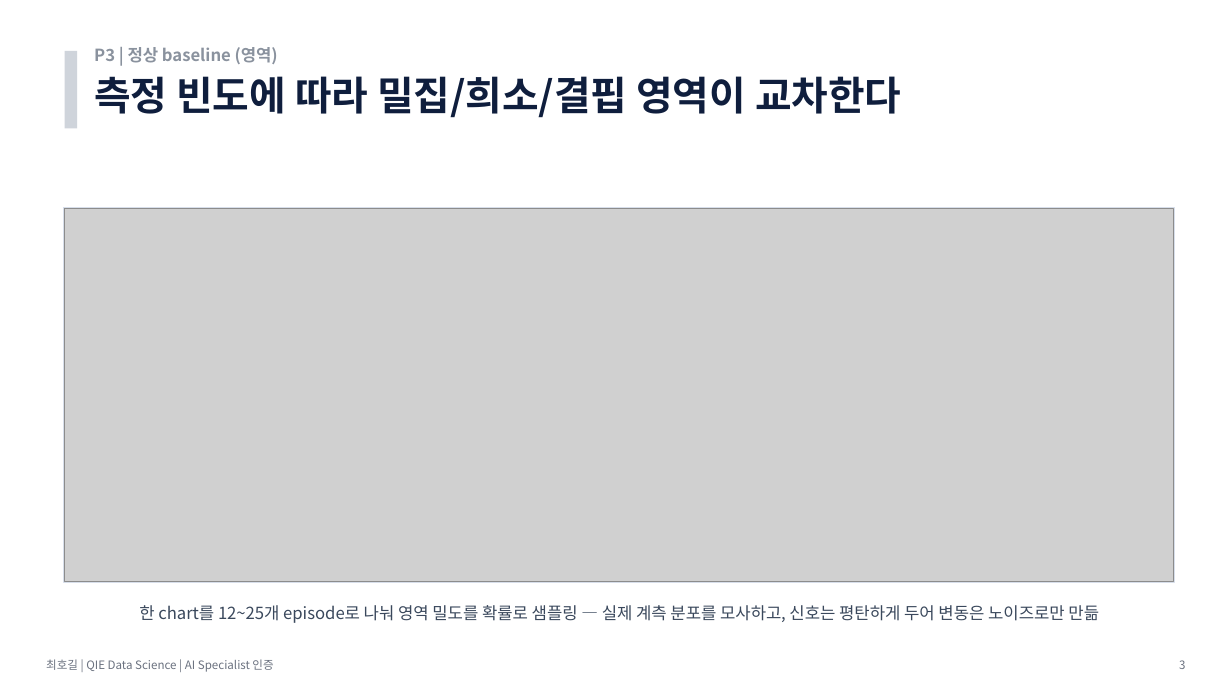
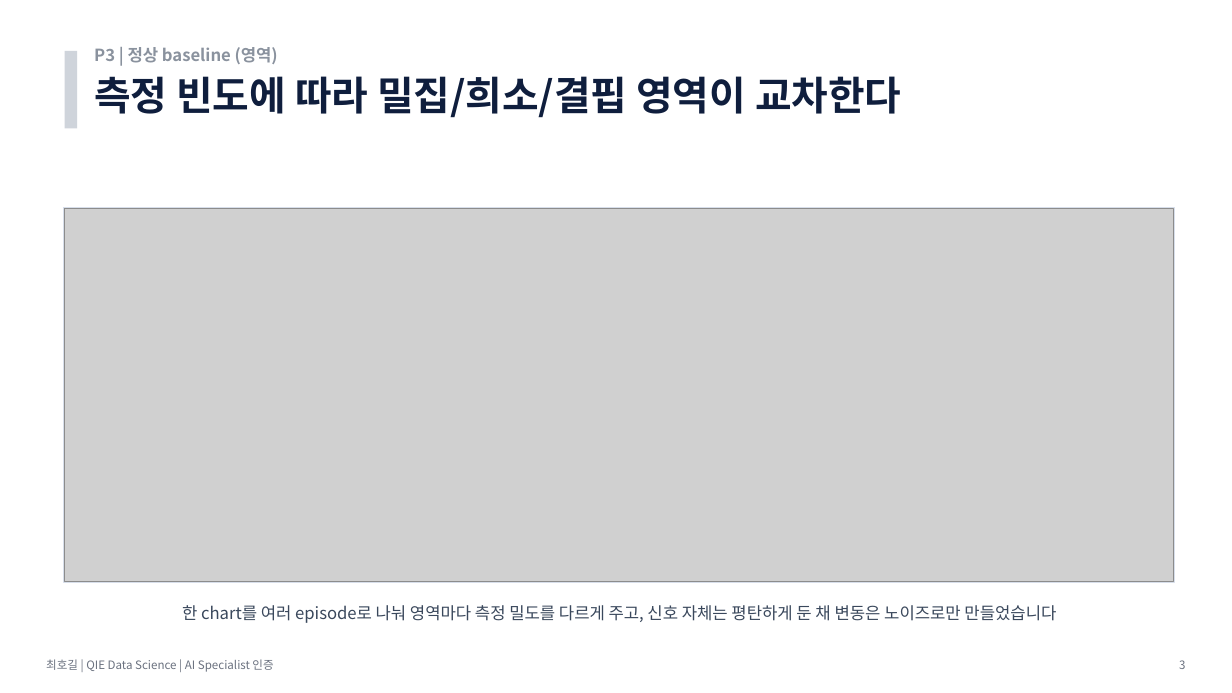
Before and after one commit to hogil/fbm_paper, a slide deck: slide 3 of recommendation/presentation/발표_P3_데이터생성_최호길.pptx. Drawn at 1232x693 pixels with LibreOffice and Linux fonts; fonts in the diff are those of the drawing; grey boxes stand for pictures. Boxes give left, top, right and bottom in pixels: in the first picture for what was removed or moved away, otherwise in the second. Text is boxed around its words. In the diff, an @@ line names an element or a change of style, - is before the commit and + after.

```diff
--- a/recommendation/presentation/발표_P3_데이터생성_최호길.pptx
+++ b/recommendation/presentation/발표_P3_데이터생성_최호길.pptx
@@ text at (182,605,1056,623): text changed @@
-한 chart를 12~25개 episode로 나눠 영역 밀도를 확률로 샘플링 — 실제 계측 분포를 모사하고, 신호는 평탄하게 두어 변동은 노이즈로만 만듦
+한 chart를 여러 episode로 나눠 영역마다 측정 밀도를 다르게 주고, 신호 자체는 평탄하게 둔 채 변동은 노이즈로만 만들었습니다
```
Also in this commit, not shown: 6 other slides changed, 1 slide added, 1 other file.
